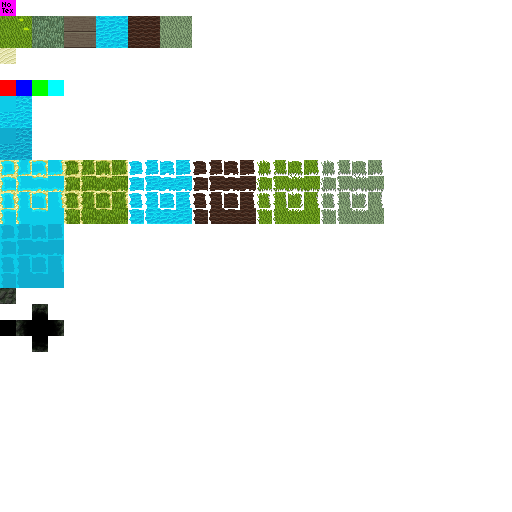
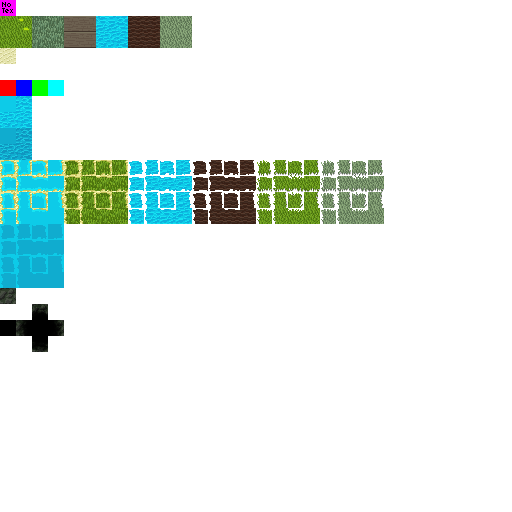
The second 512x512 image is a revision of the first. Changes to its layers:
added layer "Layer 111" above "Layer 103" over 2, 48, 15, 64
